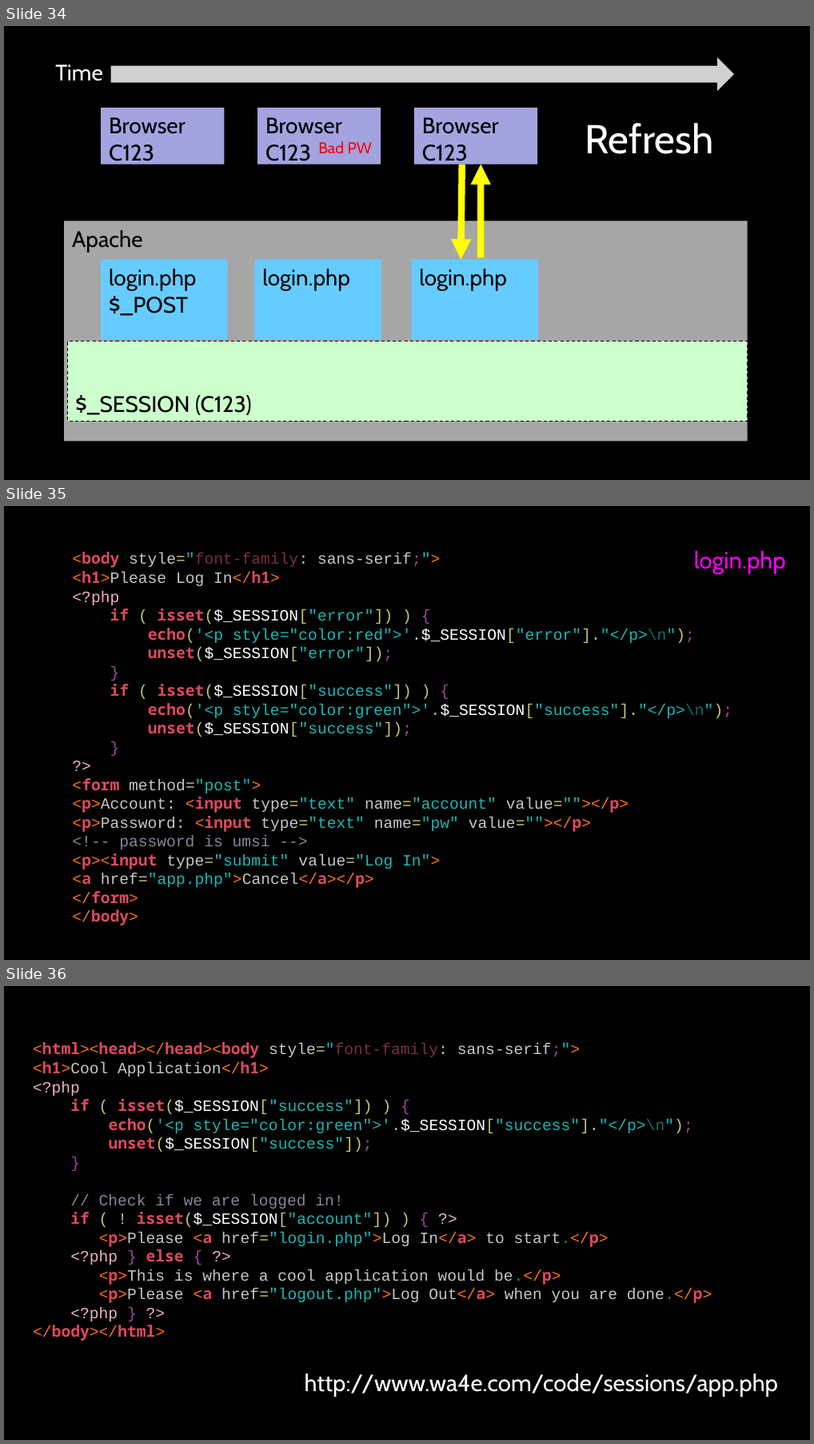
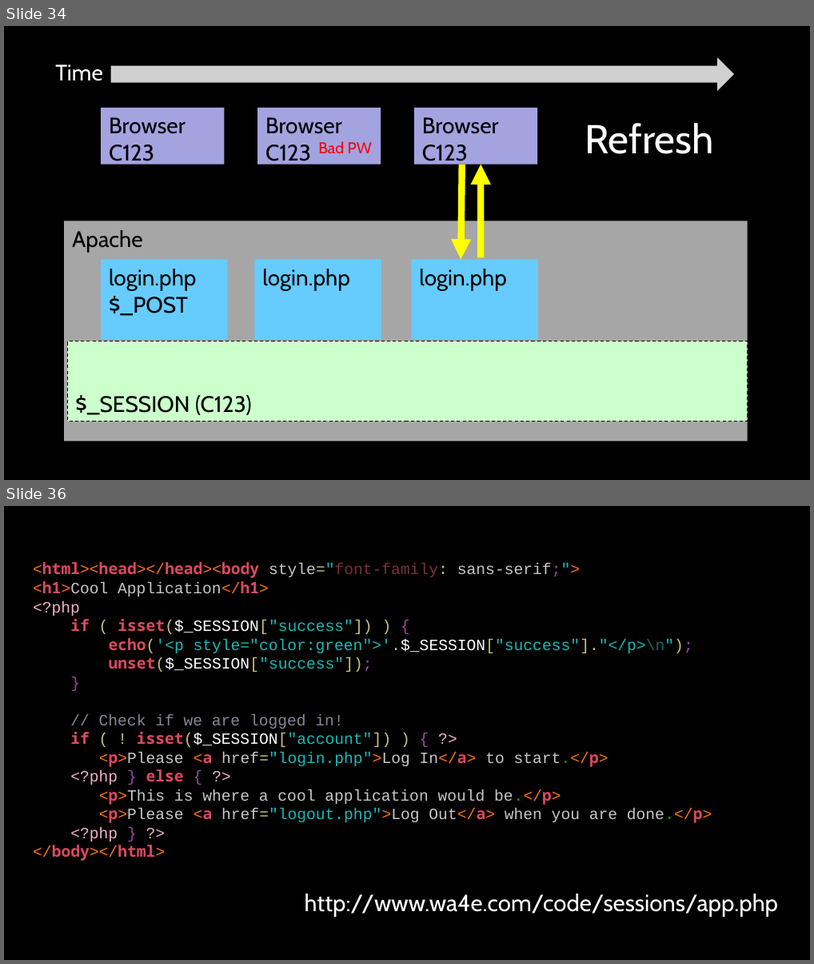
Before and after one commit to csev/wa4e, a slide deck: lectures/PHP-08-POST-Redirect-Authn.ppt. Shown one above the other, each under a label of ours: slides 34, 35 and 36 before the commit, slides 34 and 36 after it; the slides between them are not shown. The pictures are 814x1444 and 814x964 pixels, drawn with LibreOffice and Linux fonts; fonts in the diff are those of the drawing; grey boxes stand for pictures. Boxes give left, top, right and bottom in pixels: in the first picture for what was removed or moved away, otherwise in the second. Text is boxed around its words. In the diff, an @@ line names an element or a change of style, - is before the commit and + after.

```diff
--- a/lectures/PHP-08-POST-Redirect-Authn.ppt
+++ b/lectures/PHP-08-POST-Redirect-Authn.ppt
@@ slide 35 removed at (x1=4, y1=506, x2=810, y2=960), background #000000; not listed: 3 template elements that a slide beside it also shows @@
@@ text removed at (x1=72, y1=553, x2=733, y2=925) @@
-<body style="font-family: sans-serif;">
-<h1>Please Log In</h1>
-<?php
-if ( isset($_SESSION["error"]) ) {
-echo('<p style="color:red">'.$_SESSION["error"]."</p>\n");
-unset($_SESSION["error"]);
-}
-if ( isset($_SESSION["success"]) ) {
-echo('<p style="color:green">'.$_SESSION["success"]."</p>\n");
-unset($_SESSION["success"]);
-}
-?>
-<form method="post">
-<p>Account: <input type="text" name="account" value=""></p>
-<p>Password: <input type="text" name="pw" value=""></p>
-<!-- password is umsi -->
-<p><input type="submit" value="Log In">
-<a href="app.php">Cancel</a></p>
-</form>
-</body>
@@ text removed at (x1=694, y1=551, x2=786, y2=574) @@
-login.php
```
Also in this commit, not shown: 5 slides changed, 1 slide added.
